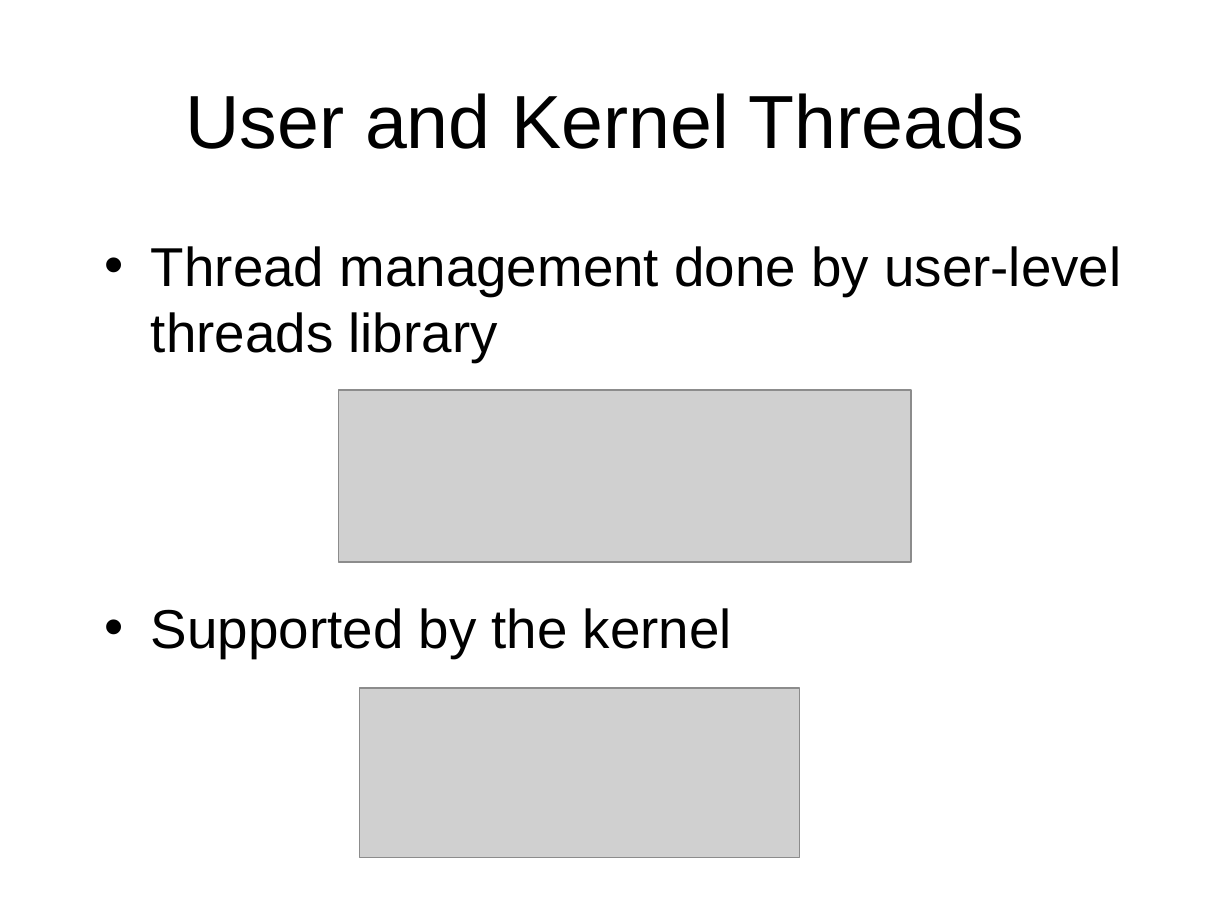
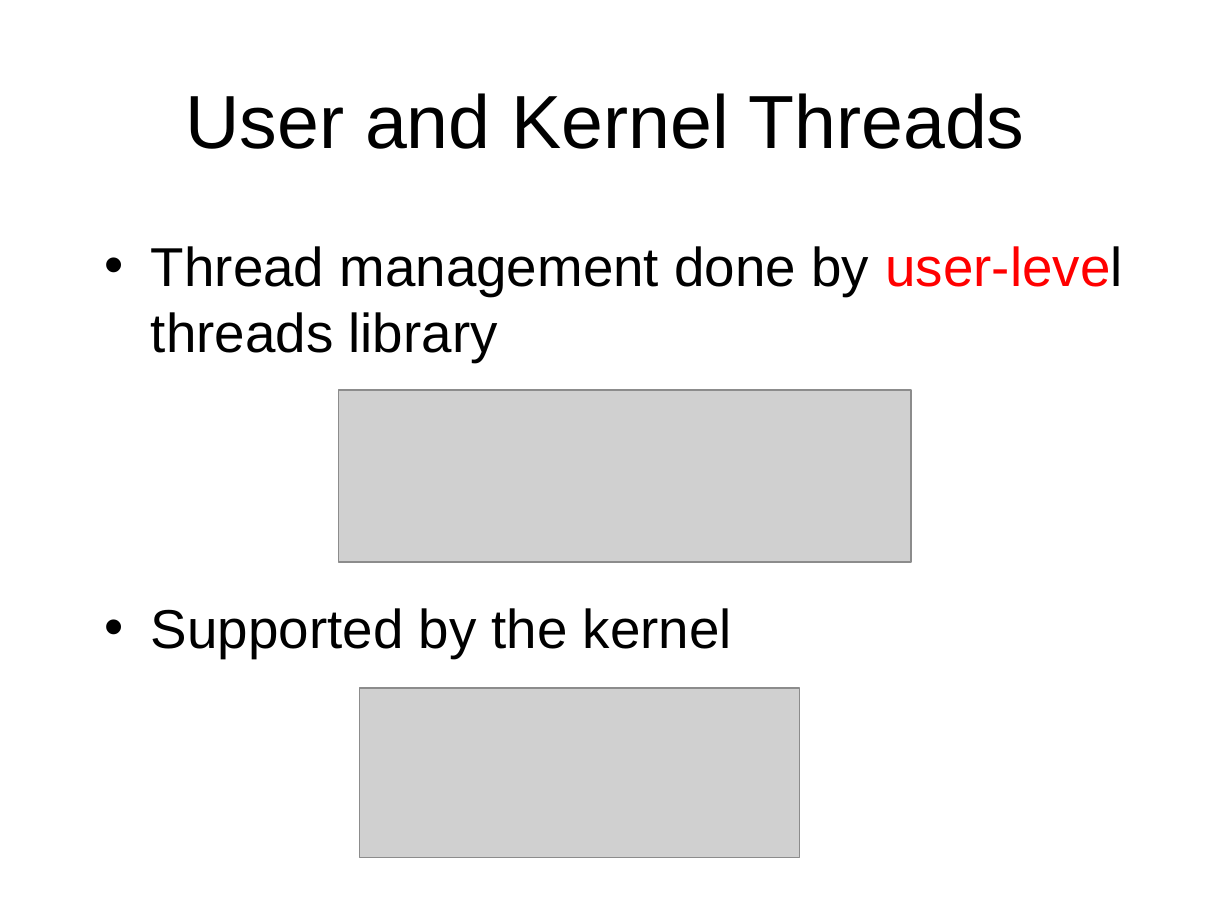
Before and after one commit to octaviordz/zjnu2017.github.io, a slide deck: slide 11 of OOP/lectures/100--Java.MultiThreading.pptx. Drawn at 1232x924 pixels with LibreOffice and Linux fonts; fonts in the diff are those of the drawing; grey boxes stand for pictures. Boxes give left, top, right and bottom in pixels: in the first picture for what was removed or moved away, otherwise in the second. Text is boxed around its words. In the diff, an @@ line names an element or a change of style, - is before the commit and + after.

```diff
--- a/OOP/lectures/100--Java.MultiThreading.pptx
+++ b/OOP/lectures/100--Java.MultiThreading.pptx
@@ text at (x1=151, y1=246, x2=1123, y2=362): text colour #000000 to #FF0000 in "user-level" @@
```
Also in this commit, not shown: 10 other slides changed, 1 slide added.
